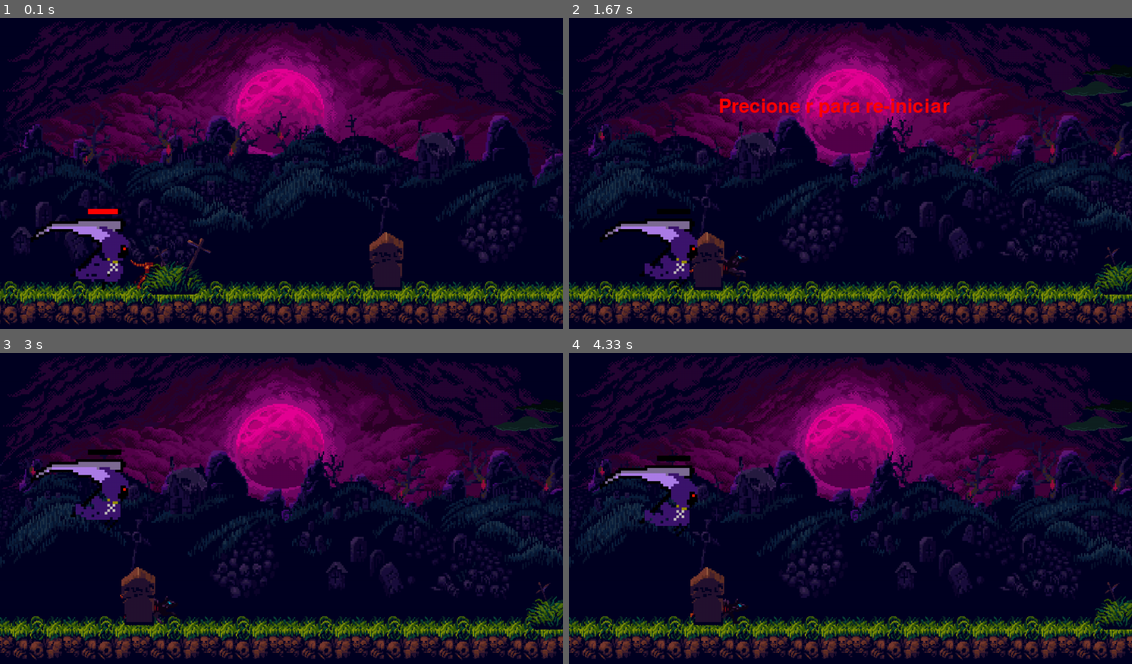
Above: before the commit, frames 1-4 (two rows, left to right).
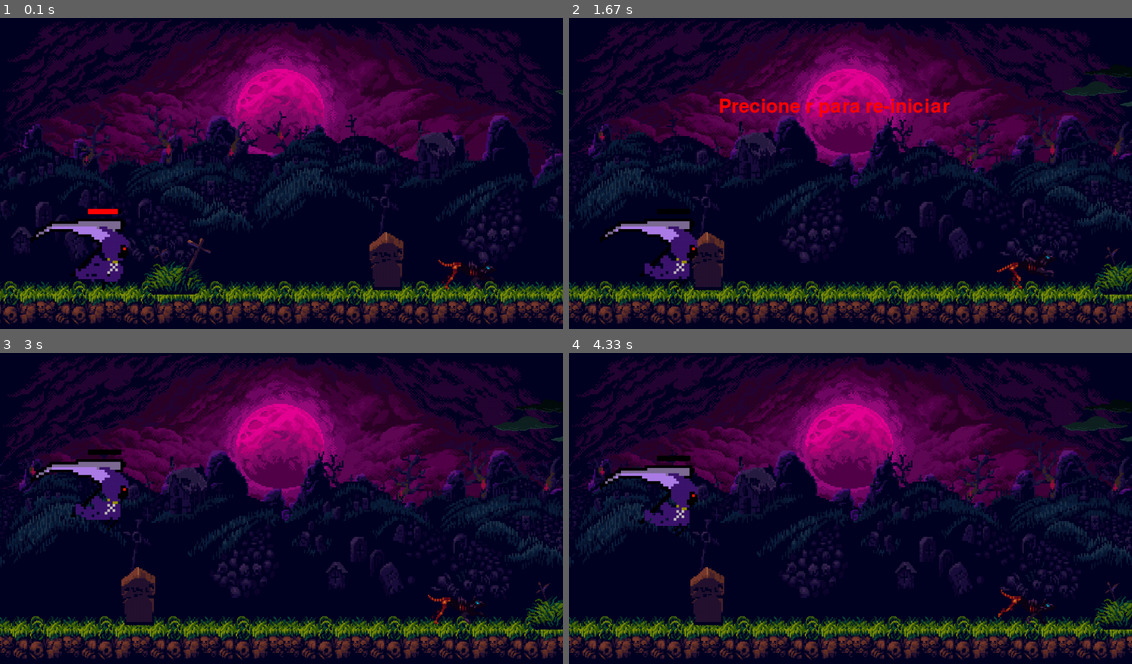
Above: after the commit, the same moments.

Repository: mmvbs/Cleanse-your-ghost
Game: pygame game, started from CYG.py
The game is run twice, just before and just after one commit, with the same random seed, the same clock (stepped at 60 frames per second) and the same inputs.
Inputs:
- Up to frame 1 (0.1 s): no input
- Up to frame 2 (1.67 s): tap Space at 0.33, 0.73, 1.03, 1.57 s
- Up to frame 3 (3 s): tap Space at 1.87, 2.07, 2.37, 2.63, 2.97 s
- Up to frame 4 (4.33 s): tap Space at 3.27, 3.8, 4.1 s

The runs differ from the first frame. In frame 1, 0.3% of the frame differs, in the area x 23-88%, y 77-88%; in frame 2, 0.3%; in frame 3, 0.3%; in frame 4, 0.3%.

Commit message:
Mudancinhas

Diff:
--- a/CYG.py
+++ b/CYG.py
@@ -82,7 +82,7 @@
         moita.velocidade = 0
         nuvem.velocidade = 0
         fantasma.velocidade = 0
-        tela.blit(pygame.font.Font.render(pygame.font.Font(None, 64), "Game Over", True, (255, 0, 0)), ((largura/2)-200, altura/2))
+        tela.blit(pygame.font.Font.render(pygame.font.Font(None, 64), "Precione r para re-iniciar", True, (255, 0, 0)), ((largura/2)-200, altura/2))
         execucacao = False
 
         if pygame.key.get_pressed()[pygame.K_r]:
--- a/classes/fantasma.py
+++ b/classes/fantasma.py
@@ -10,7 +10,7 @@
         self.largura = largura
         self.altura = altura
         self.tela = tela
-        self.x_Fantasma = 300
+        self.x_Fantasma = 1000
         self.y_Fantasma = 530
         self.aceleracao_gravidade = 1
         self.tamanho_imagem = (135, 87)
